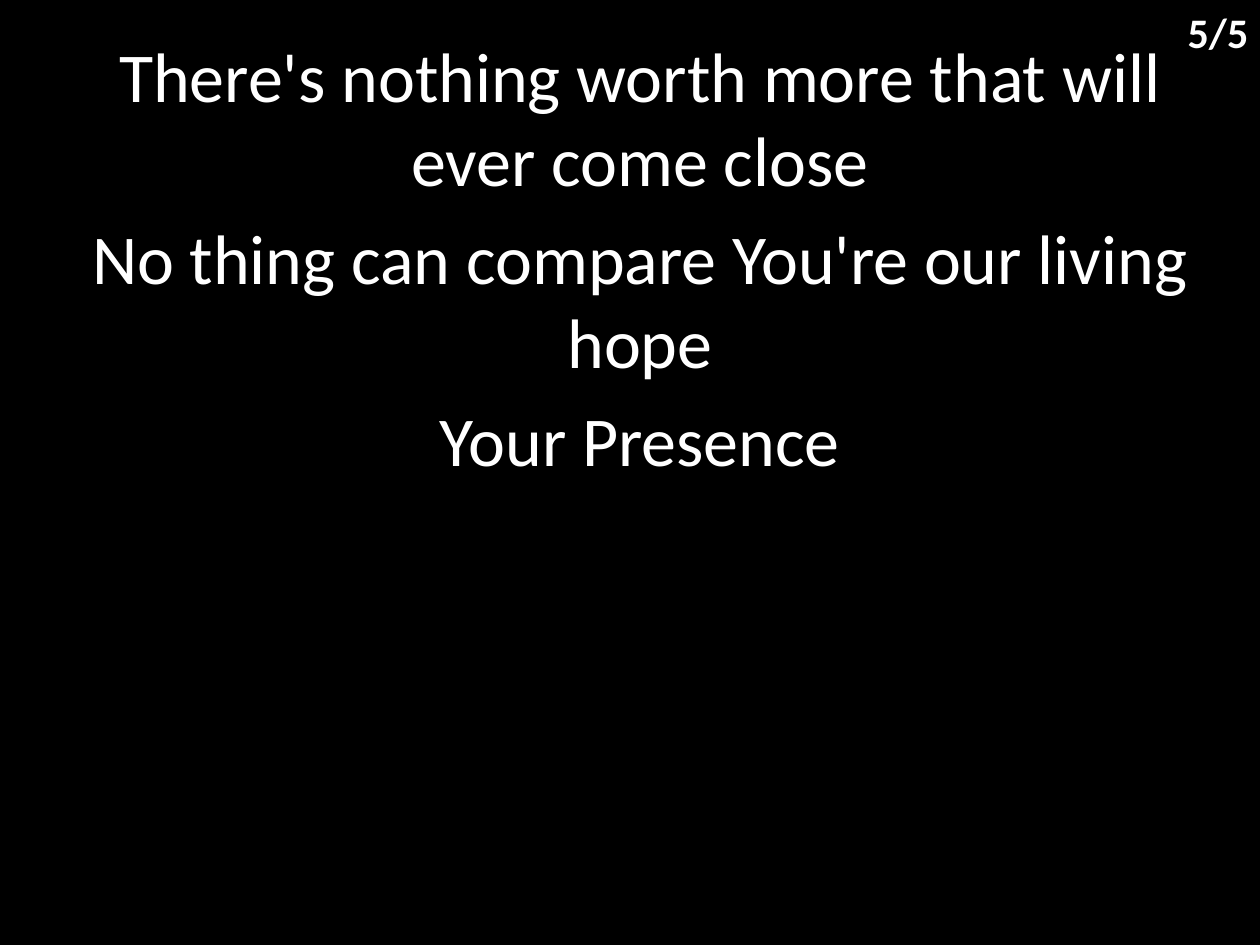
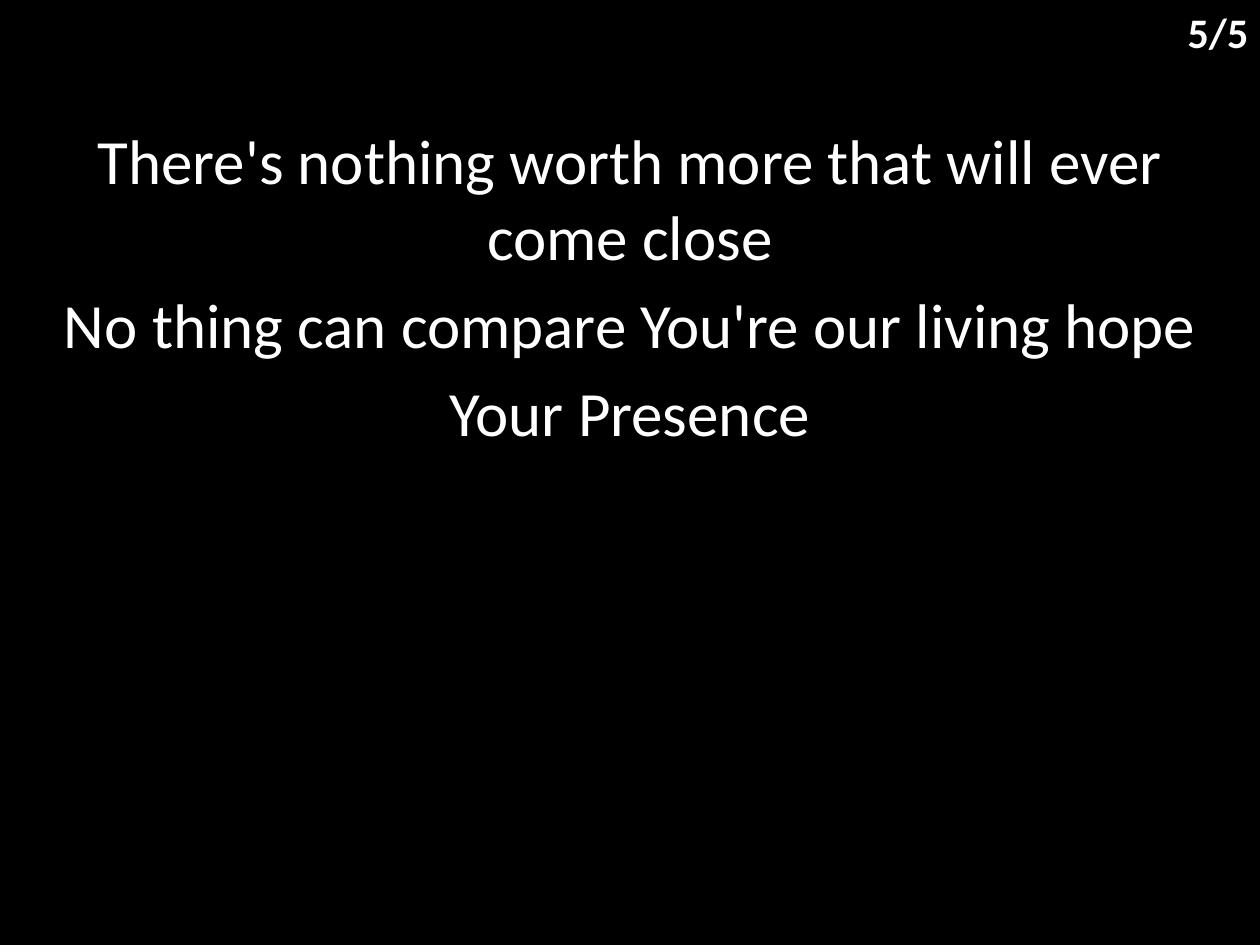
Before and after one commit to hoo-are-ya/worship, a slide deck: slide 6 of docs/songs/holy spirit.pptx. Drawn at 1260x945 pixels with LibreOffice and Linux fonts; fonts in the diff are those of the drawing. Boxes give left, top, right and bottom in pixels: in the first picture for what was removed or moved away, otherwise in the second. Text is boxed around its words. In the diff, an @@ line names an element or a change of style, - is before the commit and + after.

```diff
--- a/docs/songs/holy spirit.pptx
+++ b/docs/songs/holy spirit.pptx
@@ subtitle "There's nothing worth more that ...": place and size @@
-subtitle "There's nothing worth more that ..." at bbox=[92, 53, 1187, 467]
+subtitle "There's nothing worth more that ..." at bbox=[64, 140, 1195, 437]
@@ subtitle "There's nothing worth more that ..." at bbox=[64, 140, 1195, 437]: size 40 to 36 pt @@
```
Also in this commit, not shown: 4 other slides changed, 5 other files.
